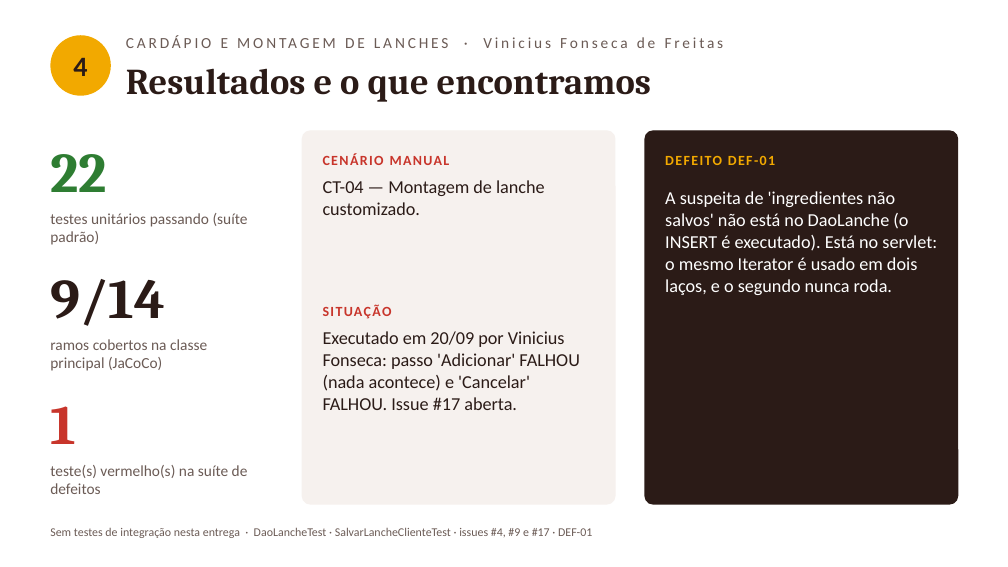
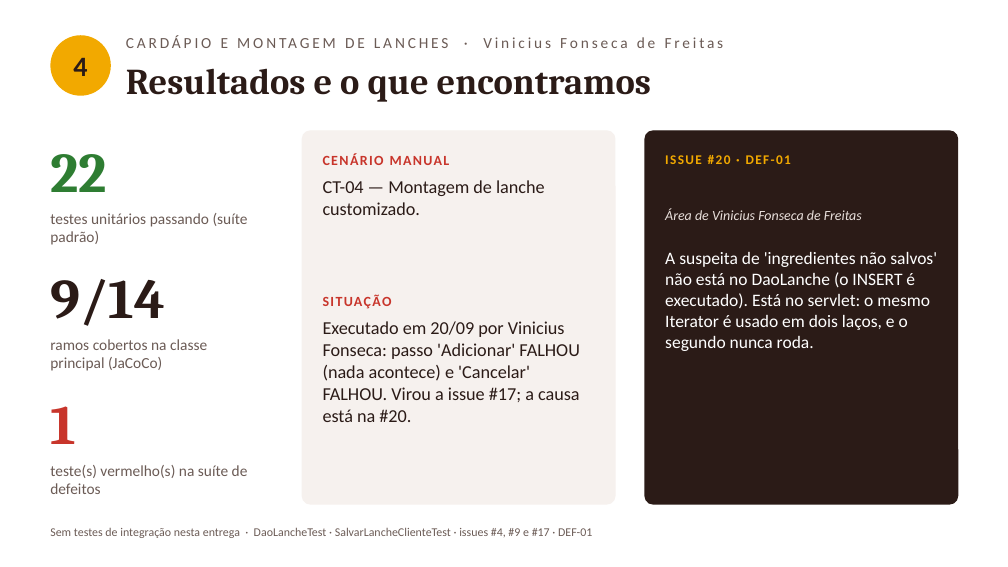
Before and after one commit to vini-pinheiro/trabalho-qualidade-e-teste-de-software, a slide deck: slide 9 of docs/entrega-1/apresentacao/apresentacao-entrega-1.pptx. Drawn at 1008x567 pixels with LibreOffice and Linux fonts; fonts in the diff are those of the drawing. Boxes give left, top, right and bottom in pixels: in the first picture for what was removed or moved away, otherwise in the second. Text is boxed around its words. In the diff, an @@ line names an element or a change of style, - is before the commit and + after.

Commit message:
docs: roteiro em formato teleprompter e ajustes na apresentação
- falas reescritas em linguagem falada, uma ideia por linha, com marcações de pausa
- cartões de situação e de defeito passam a nomear o responsável e a issue
- Thiago Ferreira em clientes e Felipe Paixão em estoque
- roteiro em PDF paisagem, fonte grande, com cabeçalho de quem fala em cada página

```diff
--- a/docs/entrega-1/apresentacao/apresentacao-entrega-1.pptx
+++ b/docs/entrega-1/apresentacao/apresentacao-entrega-1.pptx
@@ text at bbox=[665, 155, 791, 164]: text changed; size 10 to 9.5 pt @@
-DEFEITO DEF-01
+ISSUE #20 · DEF-01
@@ text added at bbox=[665, 208, 862, 220], 10 pt, text #E8DFDB, italic @@
+Área de Vinicius Fonseca de Freitas
@@ text "A suspeita de 'ingredientes não ...": place and size @@
-text "A suspeita de 'ingredientes não ..." at bbox=[665, 191, 937, 295]
+text "A suspeita de 'ingredientes não ..." at bbox=[665, 252, 937, 351]
@@ text "A suspeita de 'ingredientes não ..." at bbox=[665, 252, 937, 351]: size 13 to 12.5 pt @@
@@ text "SITUAÇÃO": place and size @@
-text "SITUAÇÃO" at bbox=[323, 304, 392, 319]
+text "SITUAÇÃO" at bbox=[323, 294, 392, 309]
@@ text at bbox=[323, 321, 580, 422]: text changed @@
-Executado em 20/09 por Vinicius Fonseca: passo 'Adicionar' FALHOU (nada acontece) e 'Cancelar' FALHOU. Issue #17 aberta.
+Executado em 20/09 por Vinicius Fonseca: passo 'Adicionar' FALHOU (nada acontece) e 'Cancelar' FALHOU. Virou a issue #17; a causa está na #20.
```
Also in this commit, not shown: 8 other slides changed, 3 other files.
